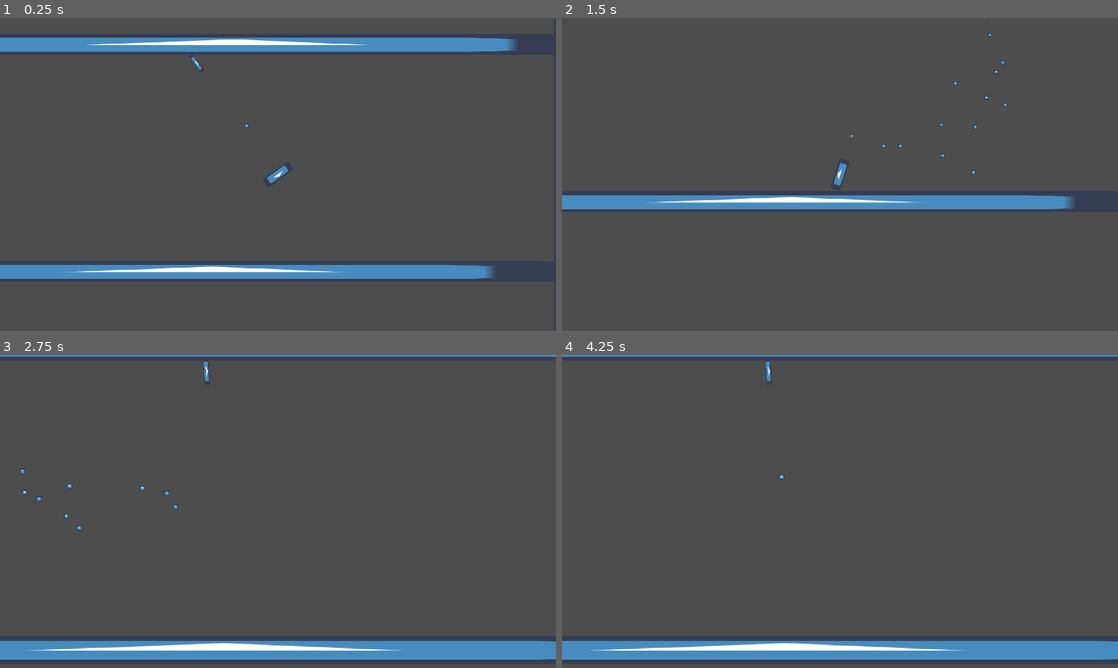
Above: before the commit, frames 1-4 (two rows, left to right).
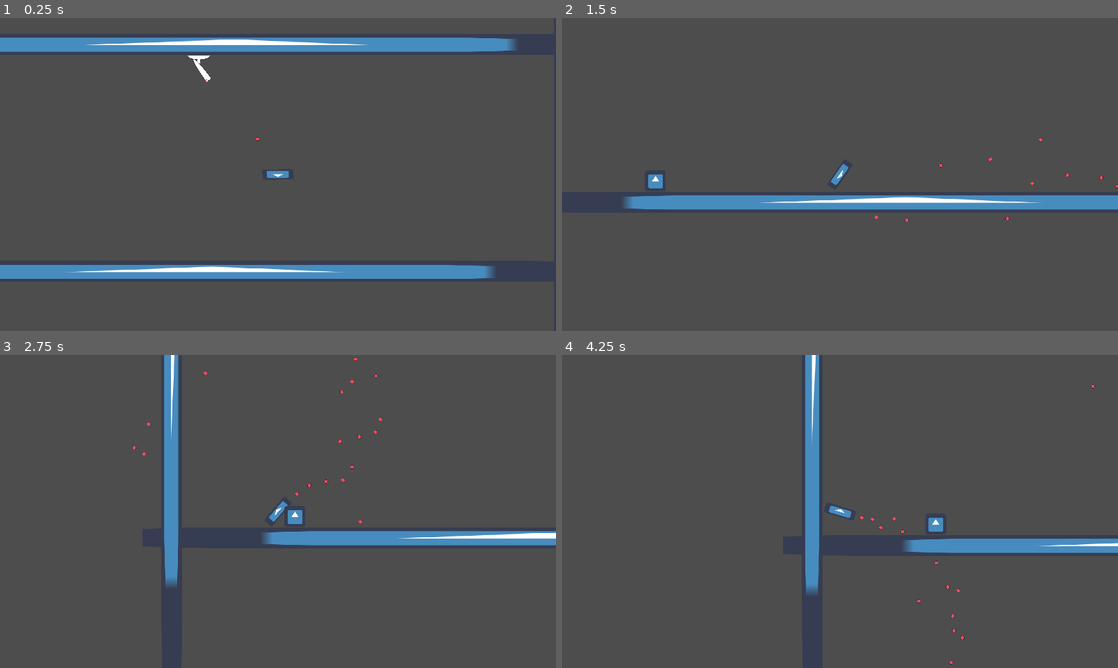
Above: after the commit, the same moments.

Repository: SmallConfusion/The-Gatler
Game: Godot game, scene res://scenes/levels/level_1.tscn
Same seed, same stepped clock (60 frames per second), same inputs: the game is played once before the commit and once after it. The engine's default icon, where the game draws it, is replaced by a stand-in: a white triangle on a blue panel in a dark square.
Inputs (mouse positions are in pixels of both pictures, inside the frame that each line leads up to):
- Up to frame 1 (0.25 s): no input
- Up to frame 2 (1.5 s): move the mouse to (962, 158) at 0.52 s; press the mouse at (962, 158) at 0.53 s; move the mouse to (728, 190) at 1.27 s; release the mouse at (728, 190) at 1.28 s; click (728, 190) at 1.35 s
- Up to frame 3 (2.75 s): move the mouse to (333, 442) at 2.02 s; press the mouse at (333, 442) at 2.03 s
- Up to frame 4 (4.25 s): move the mouse to (812, 574) at 2.77 s; release the mouse at (812, 574) at 2.78 s; click (812, 574) at 2.85 s; move the mouse to (1006, 558) at 3.52 s; press the mouse at (1006, 558) at 3.53 s

The runs differ from the first frame. In frame 1, 0.2% of the frame differs, in the area x 33-52%, y 12-53%; in frame 2, 2.3%; in frame 3, 11%, in the area x 0-100%, y 0-98%; in frame 4, 11%.

Commit message:
Added sentry turret

Diff:
--- a/src/project.godot
+++ b/src/project.godot
@@ -26,6 +26,31 @@
 window/size/window_height_override.release=0
 window/size/window_width_override.release=0
 
+[importer_defaults]
+
+texture={
+"compress/channel_pack": 0,
+"compress/hdr_compression": 1,
+"compress/high_quality": false,
+"compress/lossy_quality": 0.7,
+"compress/mode": 0,
+"compress/normal_map": 0,
+"detect_3d/compress_to": 1,
+"editor/convert_colors_with_editor_theme": false,
+"editor/scale_with_editor_scale": false,
+"mipmaps/generate": true,
+"mipmaps/limit": -1,
+"process/fix_alpha_border": true,
+"process/hdr_as_srgb": false,
+"process/hdr_clamp_exposure": false,
+"process/normal_map_invert_y": false,
+"process/premult_alpha": false,
+"process/size_limit": 0,
+"roughness/mode": 0,
+"roughness/src_normal": "",
+"svg/scale": 3.0
+}
+
 [input]
 
 Fire={
--- a/src/scenes/objects/bullets/player_bullet.tscn
+++ b/src/scenes/objects/bullets/player_bullet.tscn
@@ -1,22 +1,26 @@
-[gd_scene load_steps=9 format=3 uid="uid://f2no3a12nwma"]
+[gd_scene load_steps=10 format=3 uid="uid://f2no3a12nwma"]
 
 [ext_resource type="Script" path="res://scripts/objects/bullet.gd" id="1_lcclh"]
+[ext_resource type="Texture2D" uid="uid://c76lj64mx8xkk" path="res://sprites/small_bullet.svg" id="2_dsaut"]
 [ext_resource type="Script" path="res://scripts/components/bullet_movement.gd" id="3_b6pxg"]
-[ext_resource type="Texture2D" uid="uid://bnb0ah6gxki3b" path="res://icon.png" id="4_napun"]
 [ext_resource type="Script" path="res://scripts/components/death.gd" id="5_llu0b"]
 [ext_resource type="Script" path="res://scripts/components/hurtbox.gd" id="6_taqbn"]
 [ext_resource type="Script" path="res://scripts/components/health.gd" id="6_yiw07"]
 [ext_resource type="Script" path="res://scripts/components/hitbox.gd" id="7_47vwf"]
 
-[sub_resource type="RectangleShape2D" id="RectangleShape2D_p37rw"]
-size = Vector2(12, 12)
+[sub_resource type="CircleShape2D" id="CircleShape2D_bifuf"]
+radius = 6.0
+
+[sub_resource type="CircleShape2D" id="CircleShape2D_idbpn"]
+radius = 6.0
 
 [node name="Bullet" type="Node2D"]
 script = ExtResource("1_lcclh")
 
-[node name="Icon" type="Sprite2D" parent="."]
-scale = Vector2(0.1875, 0.1875)
-texture = ExtResource("4_napun")
+[node name="Sprite2D" type="Sprite2D" parent="."]
+z_index = -5
+scale = Vector2(0.3, 0.3)
+texture = ExtResource("2_dsaut")
 
 [node name="BulletMovement" type="Node" parent="."]
 script = ExtResource("3_b6pxg")
@@ -34,7 +38,7 @@
 self_damage = 1.0
 
 [node name="CollisionShape2D" type="CollisionShape2D" parent="Hurtbox"]
-shape = SubResource("RectangleShape2D_p37rw")
+shape = SubResource("CircleShape2D_bifuf")
 
 [node name="Hitbox" type="Area2D" parent="."]
 collision_layer = 4
@@ -42,4 +46,4 @@
 script = ExtResource("7_47vwf")
 
 [node name="CollisionShape2D" type="CollisionShape2D" parent="Hitbox"]
-shape = SubResource("RectangleShape2D_p37rw")
+shape = SubResource("CircleShape2D_idbpn")
--- a/src/scenes/objects/enemies/sentry.tscn
+++ b/src/scenes/objects/enemies/sentry.tscn
@@ -1,21 +1,62 @@
-[gd_scene load_steps=5 format=3 uid="uid://c6p87lemetbn0"]
+[gd_scene load_steps=11 format=3 uid="uid://c6p87lemetbn0"]
 
-[ext_resource type="Texture2D" uid="uid://bnb0ah6gxki3b" path="res://icon.png" id="1_5y4m3"]
 [ext_resource type="Script" path="res://scripts/components/enemy/aim.gd" id="1_6ojdo"]
+[ext_resource type="Texture2D" uid="uid://dvc105lcjqp7e" path="res://sprites/sentry_base.svg" id="1_ynd8b"]
+[ext_resource type="Script" path="res://scripts/components/hitbox.gd" id="2_lrth1"]
 [ext_resource type="Script" path="res://scripts/components/autofire_gun.gd" id="3_66cjj"]
+[ext_resource type="Texture2D" uid="uid://bkbj4biv7n4le" path="res://sprites/sentry_gun.svg" id="3_e2jyq"]
 [ext_resource type="PackedScene" uid="uid://cougtubkjylop" path="res://scenes/objects/bullets/enemy_bullet.tscn" id="4_54mxp"]
+[ext_resource type="Script" path="res://scripts/components/health.gd" id="7_k8qtg"]
+[ext_resource type="Script" path="res://scripts/components/death.gd" id="8_r42ip"]
+
+[sub_resource type="RectangleShape2D" id="RectangleShape2D_ronsb"]
+size = Vector2(69, 18)
+
+[sub_resource type="RectangleShape2D" id="RectangleShape2D_s5qnr"]
+size = Vector2(80, 20)
 
 [node name="Sentry" type="Node2D"]
+
+[node name="SentryBase" type="Sprite2D" parent="."]
+position = Vector2(0, 18)
+scale = Vector2(0.3, 0.3)
+texture = ExtResource("1_ynd8b")
+
+[node name="Hitbox" type="Area2D" parent="."]
+position = Vector2(0, 8)
+collision_layer = 2
+collision_mask = 2
+script = ExtResource("2_lrth1")
+
+[node name="CollisionShape2D" type="CollisionShape2D" parent="Hitbox"]
+shape = SubResource("RectangleShape2D_ronsb")
 
 [node name="Aim" type="Node2D" parent="."]
 position = Vector2(0, 33)
 script = ExtResource("1_6ojdo")
 
-[node name="Sprite2D" type="Sprite2D" parent="Aim"]
-scale = Vector2(1, 0.21875)
-texture = ExtResource("1_5y4m3")
-offset = Vector2(-12, 0)
-
 [node name="AutofireGun" type="Node2D" parent="Aim"]
+position = Vector2(53, 0)
 script = ExtResource("3_66cjj")
 bullet_scene = ExtResource("4_54mxp")
+
+[node name="SentryGun" type="Sprite2D" parent="Aim"]
+scale = Vector2(0.3, 0.3)
+texture = ExtResource("3_e2jyq")
+offset = Vector2(43.3333, 0)
+
+[node name="Hitbox2" type="Area2D" parent="Aim"]
+collision_layer = 2
+collision_mask = 2
+script = ExtResource("2_lrth1")
+
+[node name="CollisionShape2D" type="CollisionShape2D" parent="Aim/Hitbox2"]
+position = Vector2(13, 0)
+shape = SubResource("RectangleShape2D_s5qnr")
+
+[node name="Health" type="Node" parent="."]
+script = ExtResource("7_k8qtg")
+health = 5.0
+
+[node name="Death" type="Node" parent="."]
+script = ExtResource("8_r42ip")
--- a/src/scenes/objects/player.tscn
+++ b/src/scenes/objects/player.tscn
@@ -24,6 +24,14 @@
 angular_damp = 1e+10
 script = ExtResource("1_6snto")
 
+[node name="Gun" type="Node2D" parent="."]
+position = Vector2(45, -1.96701e-06)
+script = ExtResource("3_exkqj")
+bullet_scene = ExtResource("7_ivlbb")
+cooldown = 0.025
+spread = 0.4
+spread_concentration = 2.1
+
 [node name="Icon" type="Sprite2D" parent="."]
 scale = Vector2(1.5, 0.5)
 texture = ExtResource("2_tpl1p")
@@ -34,14 +42,6 @@
 [node name="Camera2D" type="Camera2D" parent="."]
 zoom = Vector2(0.75, 0.75)
 
-[node name="Gun" type="Node2D" parent="."]
-position = Vector2(45, -1.96701e-06)
-script = ExtResource("3_exkqj")
-bullet_scene = ExtResource("7_ivlbb")
-cooldown = 0.025
-spread = 0.4
-spread_concentration = 2.1
-
 [node name="Hitbox" type="Area2D" parent="."]
 script = ExtResource("5_mnns8")
 
@@ -50,6 +50,7 @@
 
 [node name="Health" type="Node" parent="."]
 script = ExtResource("6_5c56t")
+health = 10.0
 
 [node name="Death" type="Node" parent="."]
 script = ExtResource("7_eu0sl")
--- a/src/scripts/objects/player.gd
+++ b/src/scripts/objects/player.gd
@@ -1,7 +1,7 @@
 extends RigidBody2D
 
 const SPEED := 1600.0
-const ROTATION_CHANGE_FORCE := 3.
+const ROTATION_CHANGE_FORCE := 8.
 
 func _physics_process(delta):
 	var pointing_direction := (get_global_mouse_position() - global_position)
--- /dev/null
+++ b/src/sprites/sentry_base.svg
@@ -0,0 +1 @@
+<?xml version="1.0" encoding="UTF-8"?><svg id="b" xmlns="http://www.w3.org/2000/svg" width="76.55" height="41" viewBox="0 0 76.55 41"><g id="c"><path d="m44.27.5h30.77c.69,0,1.18.67.95,1.32-1.05,3.04-6.05,10.28-29.76,10.66-1.13.02-2.08.85-2.24,1.97-.79,5.56-3.05,21.33-3.6,25.19-.07.49-.49.86-.99.86h-2.26c-.5,0-.92-.37-.99-.86l-3.76-26.29c-.07-.49-.5-.85-.99-.86C6.78,12.33,1.63,4.92.56,1.83c-.23-.65.26-1.33.95-1.33h42.77Z" style="fill:#fff; stroke:#231f20; stroke-linecap:round; stroke-linejoin:round;"/></g></svg>
--- /dev/null
+++ b/src/sprites/sentry_gun.svg
@@ -0,0 +1 @@
+<?xml version="1.0" encoding="UTF-8"?><svg id="b" xmlns="http://www.w3.org/2000/svg" width="89" height="21" viewBox="0 0 89 21"><g id="c"><path d="m.5,9.14v2.72c0,.39.17.75.44.91,12.61,7.27,78.97,7.7,86.81,7.73.42,0,.76-.45.76-1V1.5c0-.55-.34-1-.76-1-7.83.03-74.19.46-86.81,7.73-.27.16-.44.52-.44.91Z" style="fill:#fff; stroke:#231f20; stroke-linecap:round; stroke-linejoin:round;"/><circle cx="82.5" cy="15.85" r="2" style="fill:#ff1f20; stroke-width:0px;"/></g></svg>
--- /dev/null
+++ b/src/sprites/small_bullet.svg
@@ -0,0 +1 @@
+<?xml version="1.0" encoding="UTF-8"?><svg id="b" xmlns="http://www.w3.org/2000/svg" width="13.06" height="13.06" viewBox="0 0 13.06 13.06"><g id="c"><circle cx="6.53" cy="6.53" r="6.03" style="fill:#ff4a60; stroke:#231f20; stroke-linecap:round; stroke-linejoin:round;"/></g></svg>
Not shown, added: src/sprites/sentry_base.svg.import
Not shown, added: src/sprites/sentry_gun.svg.import
Not shown, added: src/sprites/small_bullet.svg.import
